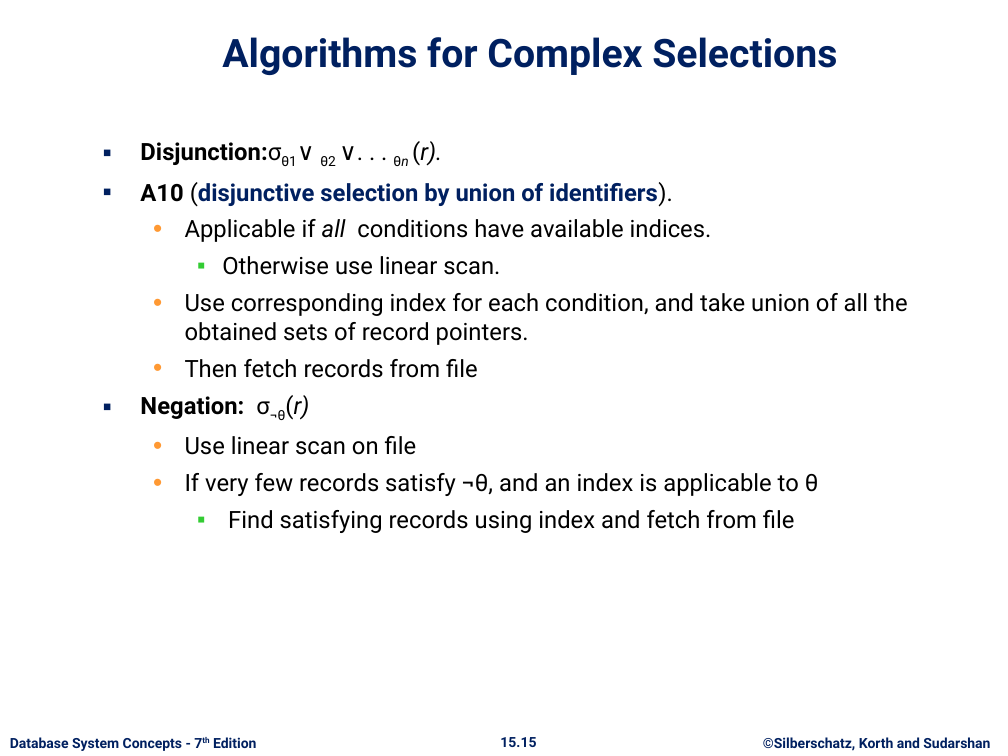
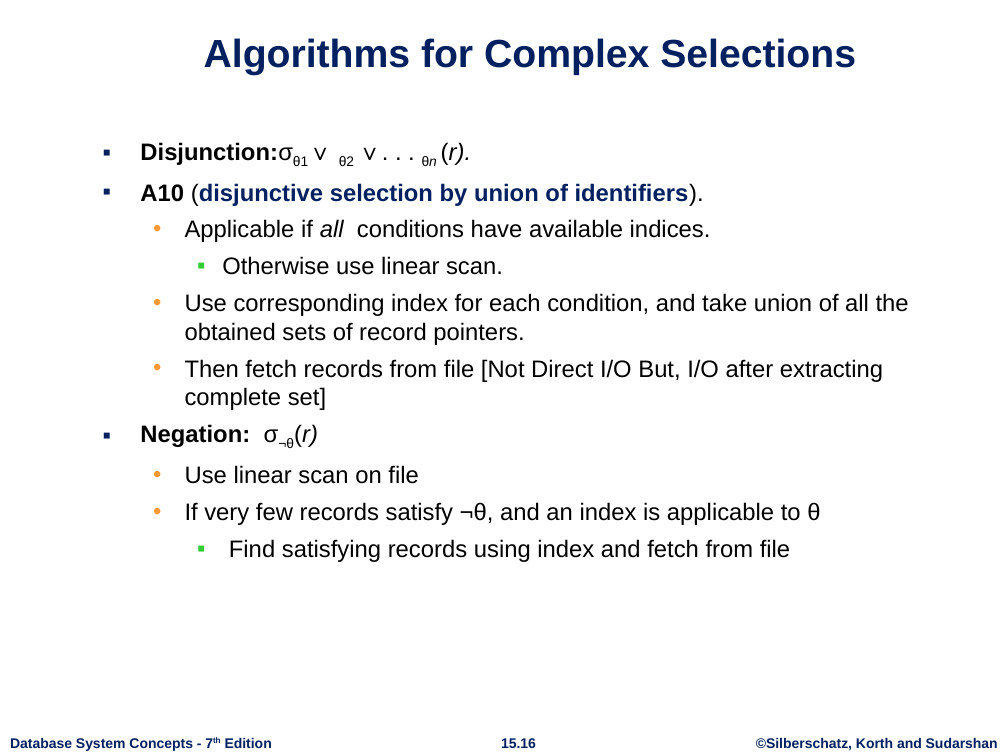
Before and after one commit to rizveeredwan/course-contents, a slide deck: slide 16 of CSE-3104/ch15.pptx (slide 15 before the commit). Drawn at 1008x756 pixels with LibreOffice and Linux fonts; fonts in the diff are those of the drawing; background and template pictures are left out. Boxes give left, top, right and bottom in pixels: in the first picture for what was removed or moved away, otherwise in the second. Text is boxed around its words. In the diff, an @@ line names an element or a change of style, - is before the commit and + after.

```diff
--- a/CSE-3104/ch15.pptx
+++ b/CSE-3104/ch15.pptx
@@ title "Algorithms for Complex Selections" at (204,38,856,75): font Roboto to Arial @@
@@ text at (140,142,909,562): font Roboto to Arial in "Disjunction:σθ1∨ θ2 ∨. . . θn (r).", "A10 (disjunctive selection by union of identifiers).", "Applicable if all conditions have available indices.", "Otherwise use linear scan." and 5 more places; less space between paragraphs @@
@@ text at (185,359,883,410): text changed; font Roboto to Arial @@
-  • Then fetch records from file
+  • Then fetch records from file [Not Direct I/O But, I/O after extracting complete set]
@@ text "Database System Concepts - 7th ..." at (10,738,272,751): font Roboto to Arial; less space between paragraphs @@
@@ page number at (501,738,536,748): text changed; font Roboto to Arial @@
-15.15
+15.16
@@ text "©Silberschatz, Korth and Sudarshan" at (756,738,998,751): font Roboto to Arial; less space between paragraphs @@
```
Also in this commit, not shown: 62 other slides changed, 17 slides added.
